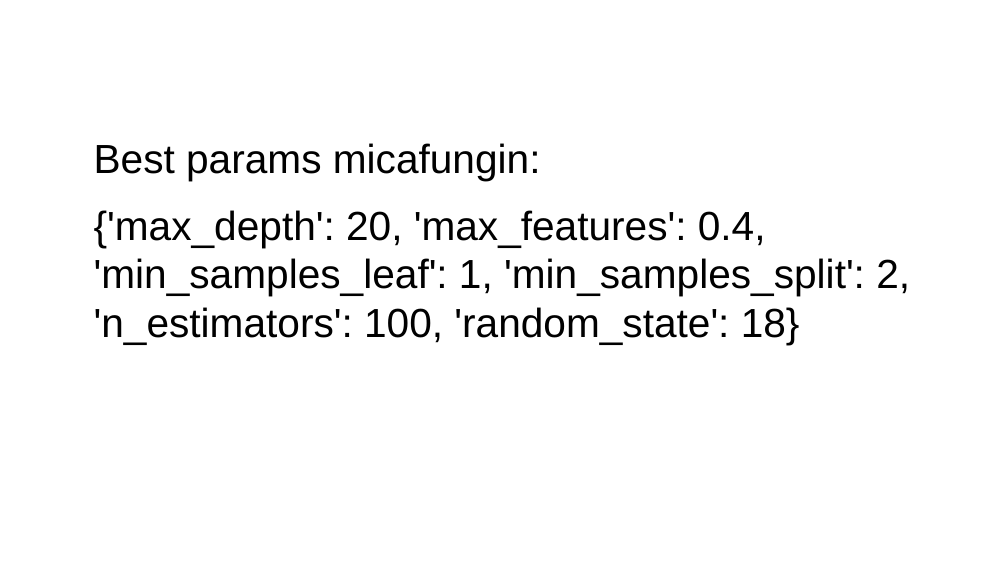
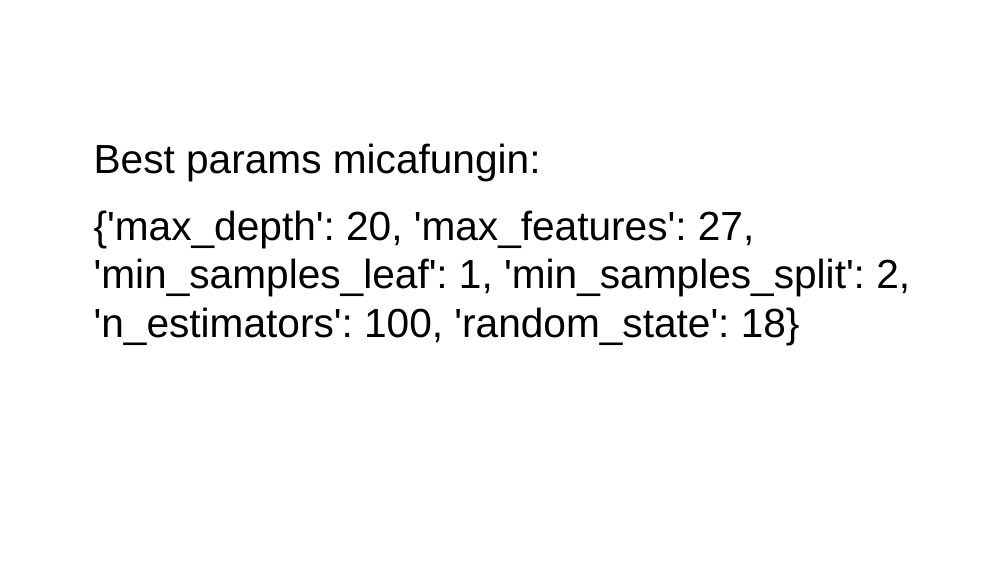
Before and after one commit to MathieuGig/Predict_Resistance_FKS1_GigM, a slide deck: slide 23 of Hyperparams_hunt.odp (slide 21 before the commit). Drawn at 1008x567 pixels with LibreOffice and Linux fonts; fonts in the diff are those of the drawing. Boxes give left, top, right and bottom in pixels: in the first picture for what was removed or moved away, otherwise in the second. Text is boxed around its words. In the diff, an @@ line names an element or a change of style, - is before the commit and + after.

```diff
--- a/Hyperparams_hunt.odp
+++ b/Hyperparams_hunt.odp
@@ text at [94, 210, 910, 345]: text changed @@
-{'max_depth': 20, 'max_features': 0.4, 'min_samples_leaf': 1, 'min_samples_split': 2, 'n_estimators': 100, 'random_state': 18}
+{'max_depth': 20, 'max_features': 27, 'min_samples_leaf': 1, 'min_samples_split': 2, 'n_estimators': 100, 'random_state': 18}
```
Also in this commit, not shown: 6 other slides changed, 16 slides added, 12 slides removed, 16 other files.
